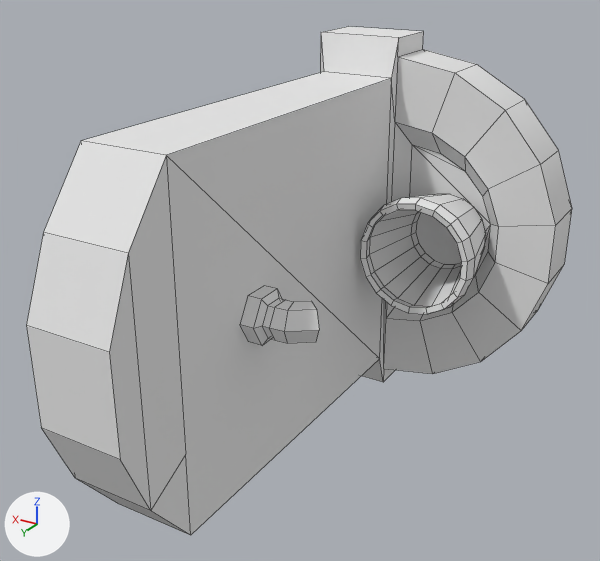
A saved change to the OBJ model Desarrollo/Vesper/vesper/3d/fuente.obj.
Both versions are drawn from a 50 mm camera at (-1.109, 2.679, 0.923) aimed at (-0.038, 0.893, 0.031). Lighting does not change. The marker at lower left points along +X, +Y and +Z. Mesh edges are drawn as thin lines. Where no turn or scale is listed for an object, it has been applied to the vertices.

The scene before the commit, as lines of its bpy script (objects in view):
```python
mat_blinn1sg = principled_material('blinn1SG')
mat_blinn1sg.base_color = (0.8, 0.8, 0.8)  # white #e7e7e7
mat_blinn1sg.roughness = 1.0
me_fuente = bpy.data.meshes.new('fuente')
me_fuente.from_pydata(...)  # 246 vertices, 226 faces; spans x -0.56..0.26, y 0.08..1.6, z -0.6..0.6
me_fuente.materials.append(mat_blinn1sg)  # white #e7e7e7
ob_fuente = bpy.data.objects.new('fuente', me_fuente)
ob_fuente.location = (0.0, 0.0, 0.0)
```
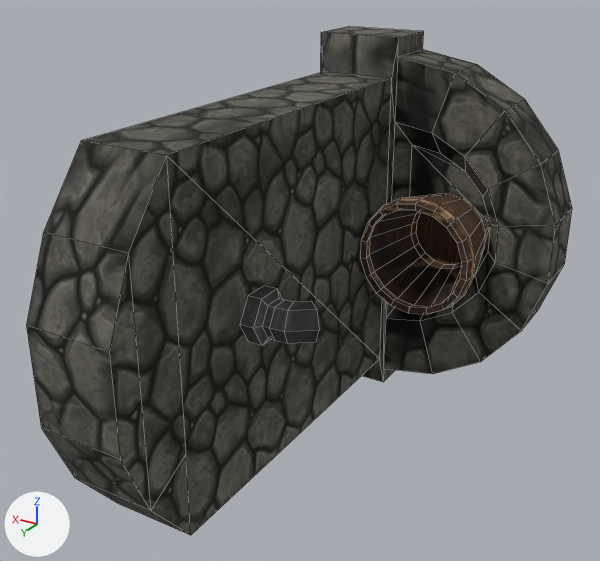
The newer file is also rescaled (x1.258), turned or shifted as a whole; pictures and numbers use the older file's frame.

Location of each change, [x1, y1, x2, y2] in pixels of the pictures (600 x 561 px):
'fuente', surface changed (grey to black): [26, 26, 572, 535] in both

The edits, one by one:
Picture 'Fuente_Diffuse.png' (img_fuente_diffuse_png) is new.
In material 'blinn1SG' (mat_blinn1sg), base_color is no longer (0.8, 0.8, 0.8), white #e7e7e7.
In material 'blinn1SG' (mat_blinn1sg), texture is now set to img_fuente_diffuse_png.
